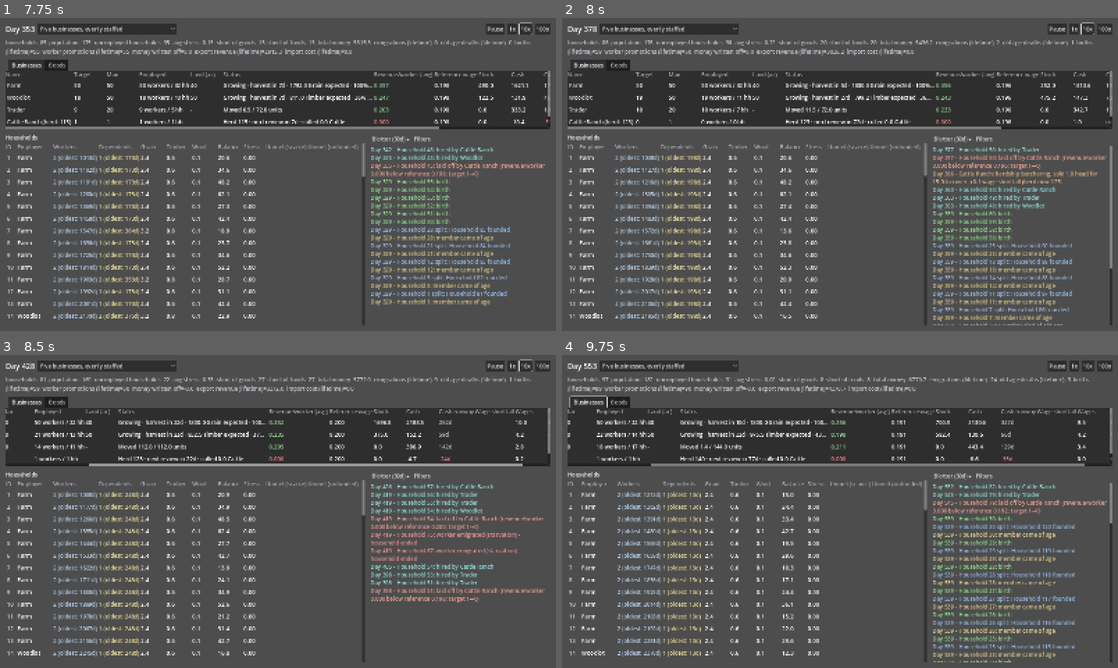
Above: before the commit, frames 1-4 (two rows, left to right).
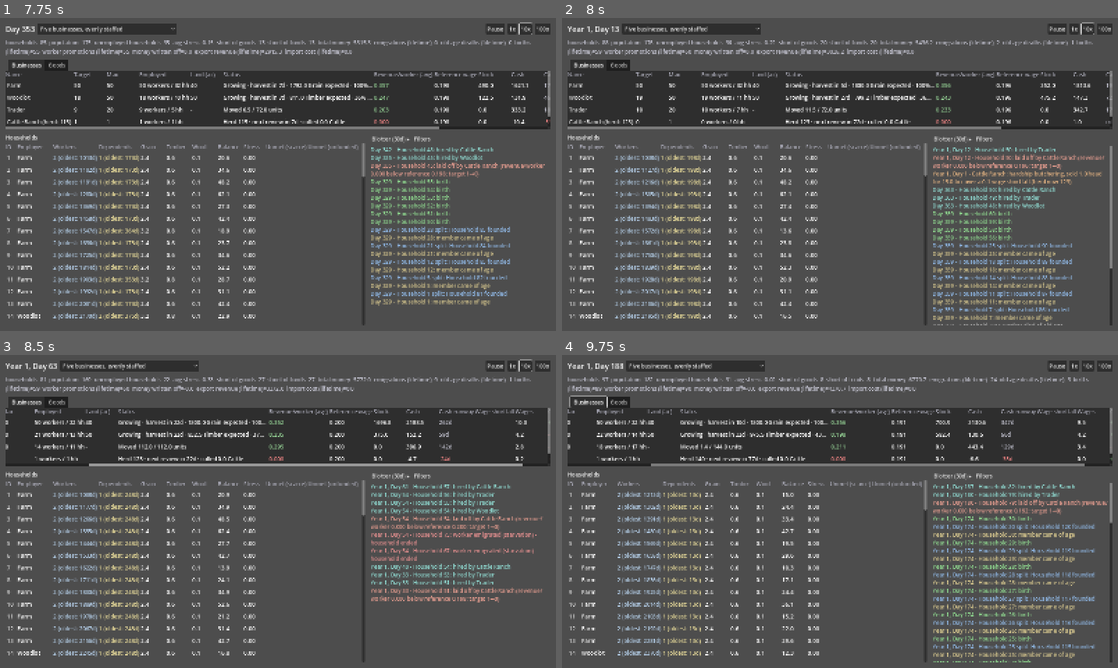
Above: after the commit, the same moments.

Repository: forsman5/sitka
Game: Godot game, scene res://scenes/ui/main_menu.tscn
The game is run twice, just before and just after one commit, with the same random seed, the same clock (stepped at 60 frames per second) and the same inputs.
Inputs (mouse positions are in pixels of both pictures, inside the frame that each line leads up to):
- Up to frame 1 (7.75 s): click "Household Economy Simulation" at 0.5 s; click "Five businesses, evenly staff…" at 1.25 s; click "1x" at 2 s; tap Enter at 2.75 s; move the mouse to (400, 158) at 2.77 s; hold Right (ui_right) 2.78-3.5 s; hold Q 2.78-3.5 s; click (400, 158) at 2.92 s; click "10x" at 3.5 s; click "100x" at 4.25 s; drag from (166, 190) to (250, 237) at 5.02 s; move the mouse to (333, 105) at 5.77 s; hold Right (ui_right) 5.78-6.5 s; hold Alt 5.78-6.5 s; drag from (250, 237) to (111, 127) at 6.52 s; move the mouse to (444, 221) at 7.27 s; hold Left (ui_left) from 7.28 s (still down); hold Shift from 7.28 s (still down)
- Up to frame 2 (8 s): keep holding Left (ui_left); keep holding Shift
- Up to frame 3 (8.5 s): release Left (ui_left) at 8 s; release Shift at 8 s; drag from (111, 464) to (194, 433) at 8.02 s
- Up to frame 4 (9.75 s): move the mouse to (867, 511) at 8.77 s; hold Down (ui_down) 8.78-9.5 s; hold E 8.78-9.5 s; click (867, 511) at 8.92 s; drag from (756, 433) to (728, 527) at 9.52 s

Frame 1 is identical in both runs. In frame 2, 1.6% of the frame differs, in the area x 1-98%, y 1-54%; in frame 3, 3.4%; in frame 4, 5.5%, in the area x 1-99%, y 1-99%.

Commit message:
Show household economy day as Year N, Day M
Day 456 now reads Year 1, Day 91 in the top bar, transaction and layoff tables, and event blotter.

Co-Authored-By: Claude Sonnet 5.5 <noreply@anthropic.com>

Diff:
--- a/scripts/sim/household_economy/he_dashboard.gd
+++ b/scripts/sim/household_economy/he_dashboard.gd
@@ -1063,7 +1063,7 @@
 		if _trader_transaction_filter != "both" and direction != _trader_transaction_filter:
 			continue
 		var values := [
-			str(transaction["day"]),
+			_format_day(transaction["day"]),
 			direction.capitalize(),
 			transaction["commodity"],
 			"%.1f" % transaction["quantity"],
@@ -1107,7 +1107,7 @@
 				_:
 					reason = "Target capacity %d to %d" % [event["old_capacity"], event["new_capacity"]]
 		var values := [
-			str(event["day"]),
+			_format_day(event["day"]),
 			"Hired" if event_type == "job" else "Fired",
 			str(event["household_id"]),
 			str(event["workers"]),
@@ -1345,7 +1345,7 @@
 
 func _refresh() -> void:
 	var clock := _simulation.get_clock_summary()
-	_day_label.text = "Day %d" % clock["day"]
+	_day_label.text = _format_day(clock["day"])
 
 	var city := _simulation.get_city_summary()
 	_city_stats_label.text = "households=%d  population=%d  unemployed households=%d  avg stress=%.2f  short of goods=%d   …(237 unchanged characters)…
@@ -1490,39 +1490,46 @@
 		return
 	_blotter_display.text = "\n".join(lines)
 
+## Day 456 -> "Year 1, Day 91". Within the first year, just "Day N".
+func _format_day(day: int) -> String:
+	var year := day / 365
+	if year <= 0:
+		return "Day %d" % day
+	return "Year %d, Day %d" % [year, day % 365]
+
 func _format_event(event: Dictionary) -> String:
-	var day: int = event["day"]
+	var day: String = _format_day(event["day"])
 	match event["type"]:
 		"birth":
-			return "[color=#8fd98f]Day %d - Household %d: birth[/color]" % [day, event["household_id"]]
+			return "[color=#8fd98f]%s - Household %d: birth[/color]" % [day, event["household_id"]]
 		"emigrate":
 			var suffix := " - household ended" if event["household_ended"] else ""
-			return "[color=#e08d8d]Day %d - Household %d: %s emigrated (starvation)%s[/color]" % [day, event["household_id"], event["member_type"], suffix]
+			return "[color=#e08d8d]%s - Household %d: %s emigrated (starvation)%s[/color]" % [day, event["household_id"], event["member_type"], suffix]
 		"old_age":
 			var count: int = event["count"]
 			var plural := "s" if count != 1 else ""
-			return "[color=#a0a0a0]Day %d - Household %d: %d worker%s died of old age[/color]" % [day, event["household_id"], count, plural]
+			return "[color=#a0a0a0]%s - Household %d: %d worker%s died of old age[/color]" % [day, event["household_id"], count, plural]
 		"adopted":
 			var dep_count: int = event["dependents"]
 			var dep_plural := "s" if dep_count != 1 else ""
-			return "[color=#a0a0a0]Day %d - Household %d dissolved: %d dependent%s adopted by Household %d[/color]" % [day, event["household_id"], dep_count, dep_plural, event["adopting_household_id"]]
+			return "[color=#a0a0a0]%s - Household %d dissolved: %d dependent%s adopted by Household %d[/color]" % [day, event["household_id"], dep_count, dep_plural, event["adopting_household_id"]]
 		"split":
-			return "[color=#8db4e0]Day %d - Household %d split: Household %d founded[/color]" % [day, event["parent_household_id"], event["new_household_id"]]
+			return "[color=#8db4e0]%s - Household %d split: Household %d founded[/color]" % [day, event["parent_household_id"], event["new_household_id"]]
 		"coming_of_age":
-			return "[color=#d9c98f]Day %d - Household %d: member came of age[/color]" % [day, event["household_id"]]
+			return "[color=#d9c98f]%s - Household %d: member came of age[/color]" % [day, event["household_id"]]
 		"job":
 			var employer: String = _business_names.get(event["business_id"], "Business #%d" % event["business_id"])
-			return "[color=#8fd9d0]Day %d - Household %d: hired by %s[/color]" % [day, event["household_id"], employer]
+			return "[color=#8fd9d0]%s - Household %d: hired by %s[/color]" % [day, event["household_id"], employer]
 		"herd_birth":
 			var ranch: String = _business_names.get(event["business_id"], "Business #%d" % event["business_id"])
 			var condition := "" if event["fed"] else " (overgrazed)"
-			return "[color=#8fd98f]Day %d - %s: %.1f born, %.1f died%s, %.0f%% care (herd now %.0f)[/color]" % [day, ranch, event["born"], event["died"], condition, event["care"] * 100.0, event["herd_after"]]
+			return "[color=#8fd98f]%s - %s: %.1f born, %.1f died%s, %.0f%% care (herd now %.0f)[/color]" % [day, ranch, event["born"], event["died"], condition, event["care"] * 100.0, event["herd_after"]]
 		"herd_cull":
 			var culling_ranch: String = _business_names.get(event["business_id"], "Business #%d" % event["business_id"])
-			return "[color=#d9c98f]Day %d - %s: culled %.1f head for sale (herd now %.0f)[/color]" % [day, culling_ranch, event["head"], event["herd_after"]]
+			return "[color=#d9c98f]%s - %s: culled %.1f head for sale (herd now %.0f)[/color]" % [day, culling_ranch, event["head"], event["herd_after"]]
 		"hardship_butcher":
 			var owner_name: String = _business_names.get(event["business_id"], "Business #%d" % event["business_id"])
-			return "[color=#e0b080]Day %d - %s: hardship butchering, sold %.1f head for %.1f to cover a %.1f wage shortfall (herd now %.0f)[/color]" % [
+			return "[color=#e0b080]%s - %s: hardship butchering, sold %.1f head for %.1f to cover a %.1f wage shortfall (herd now %.0f)[/color]" % [
 				day, owner_name, event["head"], event["proceeds"], event["shortfall"], event["herd_after"]]
 		"fired":
 			var employer: String = _business_names.get(event["business_id"], "Business #%d" % event["business_id"])
@@ -1534,6 +1541,6 @@
 					reason = "cash runway %.1fd below required %.1fd" % [event["cash_runway_days"], event["required_runway_days"]]
 				_:
 					reason = "target reduced to %d workers" % event["new_capacity"]
-			return "[color=#e09a8d]Day %d - Household %d: laid off by %s (%s; target %d→%d)[/color]" % [day, event["household_id"], employer, reason, event["old_capacity"], event["new_capacity"]]
+			return "[color=#e09a8d]%s - Household %d: laid off by %s (%s; target %d→%d)[/color]" % [day, event["household_id"], employer, reason, event["old_capacity"], event["new_capacity"]]
 		_:
-			return "Day %d - %s" % [day, event["type"]]
+			return "%s - %s" % [day, event["type"]]
